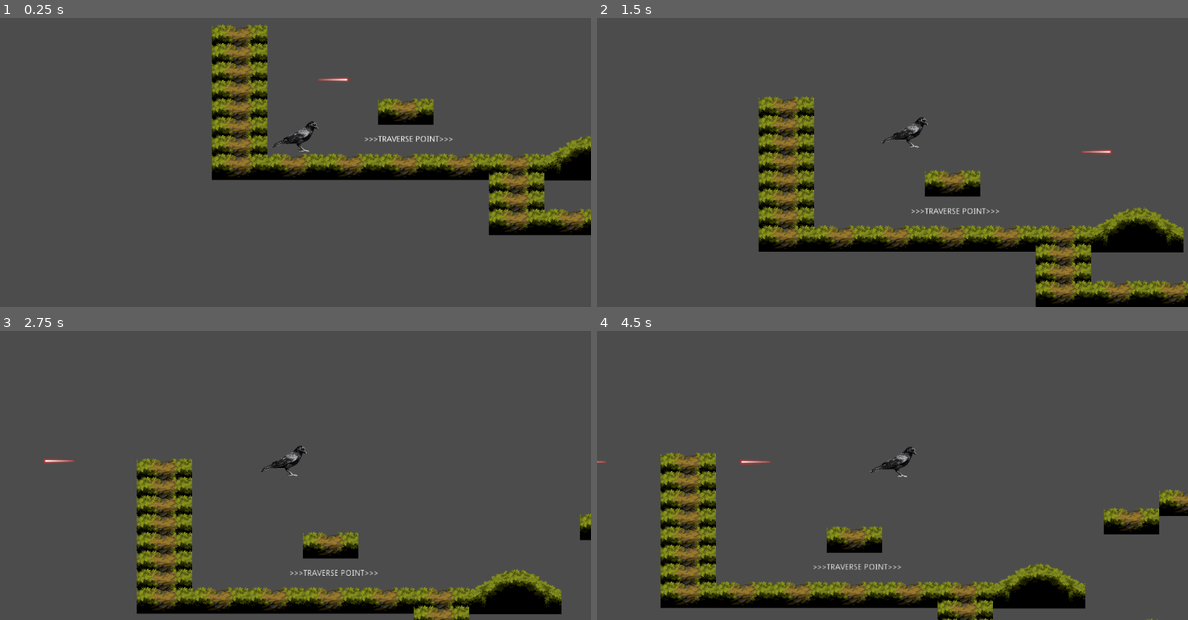
Above: before the commit, frames 1-4 (two rows, left to right).
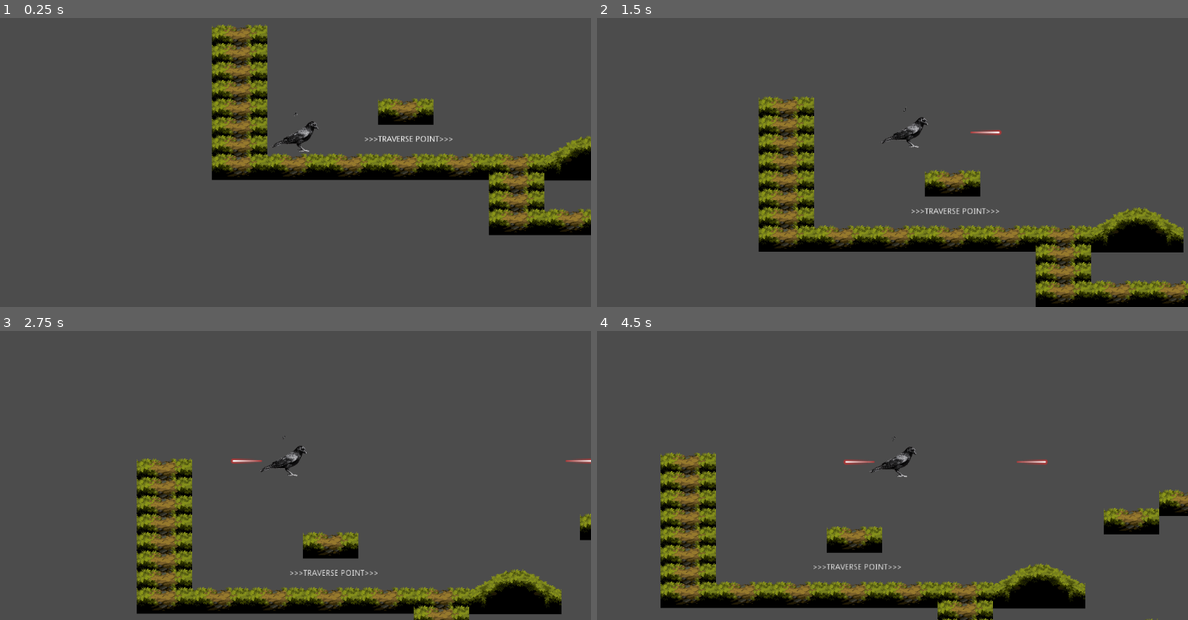
Above: after the commit, the same moments.

Repository: MPLekter/ToT---Player-Actions
Game: Godot game, scene res://Scenes/TestScene.tscn
The game is run twice, just before and just after one commit, with the same random seed, the same clock (stepped at 60 frames per second) and the same inputs.
Inputs:
- Up to frame 1 (0.25 s): no input
- Up to frame 2 (1.5 s): hold Shift (player_shoot) 0.53-1.28 s; hold Right (player_right) from 0.53 s (still down); tap Space (player_jump) at 0.77 s; tap A (player_crouch) at 1.35 s
- Up to frame 3 (2.75 s): tap Space (player_jump) at 1.52 s; tap Shift (player_shoot) at 1.55 s; release Right (player_right) at 2.03 s; hold Left (player_left) from 2.03 s (still down); hold Shift (player_shoot) from 2.03 s (still down)
- Up to frame 4 (4.5 s): release Left (player_left) at 2.78 s; release Shift (player_shoot) at 2.78 s; hold Right (player_right) 2.78-4.28 s; tap Shift (player_shoot) at 2.85, 3.8, 4.35 s; tap Space (player_jump) at 3.02, 3.77 s; hold A (player_crouch) 3.53-4.28 s; hold Left (player_left) from 4.28 s (still down)

The runs differ from the first frame. In frame 1, less than 0.1% of the frame differs, in the area x 49-60%, y 20-34%; in frame 2, 0.1%; in frame 3, 0.2%; in frame 4, 0.2%, in the area x 0-77%, y 36-47%.

Commit message:
Update Shooting to continous, independent of gun rotation

Diff:
--- a/Scenes/Player.tscn
+++ b/Scenes/Player.tscn
@@ -39,4 +39,7 @@
 disabled = true
 
 [node name="ShootStartPoint" type="Position2D" parent="GunShape"]
-position = Vector2( 0, 40 )
+
+[node name="Sprite" type="Sprite" parent="GunShape/ShootStartPoint"]
+scale = Vector2( 0.01, 0.01 )
+texture = ExtResource( 2 )
--- a/Scenes/TestScene.tscn
+++ b/Scenes/TestScene.tscn
@@ -1,9 +1,8 @@
-[gd_scene load_steps=7 format=2]
+[gd_scene load_steps=6 format=2]
 
 [ext_resource path="res://Scenes/TraversePoint.tscn" type="PackedScene" id=1]
 [ext_resource path="res://Scenes/Player.tscn" type="PackedScene" id=2]
 [ext_resource path="res://Resources/Test_Tileset.tres" type="TileSet" id=3]
-[ext_resource path="res://Scenes/Bullet.tscn" type="PackedScene" id=4]
 
 [sub_resource type="RectangleShape2D" id=2]
 extents = Vector2( 40, 26.5 )
@@ -50,8 +49,5 @@
 "_edit_lock_": true
 }
 
-[node name="Bullet" parent="." instance=ExtResource( 4 )]
-position = Vector2( 40, 192 )
-
 [editable path="TraversePoints/TraversePoint"]
 [editable path="TraversePoints/TraversePoint2"]
--- a/Scripts/Bullet.gd
+++ b/Scripts/Bullet.gd
@@ -1,9 +1,30 @@
 extends Area2D
 
+const UP := Vector2.UP
+const DOWN := Vector2.DOWN
+const LEFT := Vector2.LEFT
+const RIGHT := Vector2.RIGHT
+
 export var speed := 300
+var direction := Vector2()
+
+func init(_direction, _startpoint):
+	direction = _direction
+	set_position(_startpoint)
+	match direction:
+		RIGHT:
+			set_rotation_degrees(0)
+		LEFT:
+			set_rotation_degrees(180)
+		UP:
+			set_rotation_degrees(270)
+		DOWN:
+			set_rotation_degrees(90)
+
 
 func _physics_process(delta):
-	position += transform.x * speed * delta
+	#position += transform.x * speed * delta
+	position += direction * speed * delta
 
 func _on_Bullet_body_entered(body):
 	if body.is_in_group("ENEMY_GROUP"):
--- a/Scripts/PlayerMovement_2D platformer.gd
+++ b/Scripts/PlayerMovement_2D platformer.gd
@@ -29,7 +29,7 @@
 var direction := Vector2()
 
 #shooting related
-export var shootCoolDown := 0.8
+export var shootCoolDown := 0.6
 var canShoot := true
 
 #onreadys
@@ -64,27 +64,33 @@
 
 func shootLogic():
 	#TODO: refactor so that changing direction after shoot does not reposition already spawned bullets
-	if Input.is_action_just_pressed("player_shoot"):
+	if Input.is_action_pressed("player_shoot"):
 		if canShoot:
-			var shootStartPoint = $GunShape/ShootStartPoint
+			var spawnPoint = $GunShape/ShootStartPoint.get_position()
 			var newBullet = bullet.instance()
-			shootStartPoint.add_child(newBullet)
-			newBullet.set_rotation_degrees(90) #TODO: refactor this workaround
+			newBullet.init(direction, spawnPoint)
+			add_child(newBullet)
+			#newBullet.set_rotation_degrees(90) #TODO: refactor this workaround
 			canShoot = false
 			yield(get_tree().create_timer(shootCoolDown), "timeout")
 			canShoot = true
 
 func applyGunRotation(direction):
 	var gun = $GunShape
+	var shootStartPoint = $GunShape/ShootStartPoint
 	match direction:
 		RIGHT:
 			gun.set_rotation_degrees(-90)
+			shootStartPoint.set_position(Vector2(40, 0))
 		LEFT:
 			gun.set_rotation_degrees(90)
+			shootStartPoint.set_position(Vector2(-40, 0))
 		UP:
 			gun.set_rotation_degrees(180)
+			shootStartPoint.set_position(Vector2(0, -40))
 		DOWN:
 			gun.set_rotation_degrees(0)
+			shootStartPoint.set_position(Vector2(0, 40))
 
 func getDirection():
 	var lastdirection = direction
